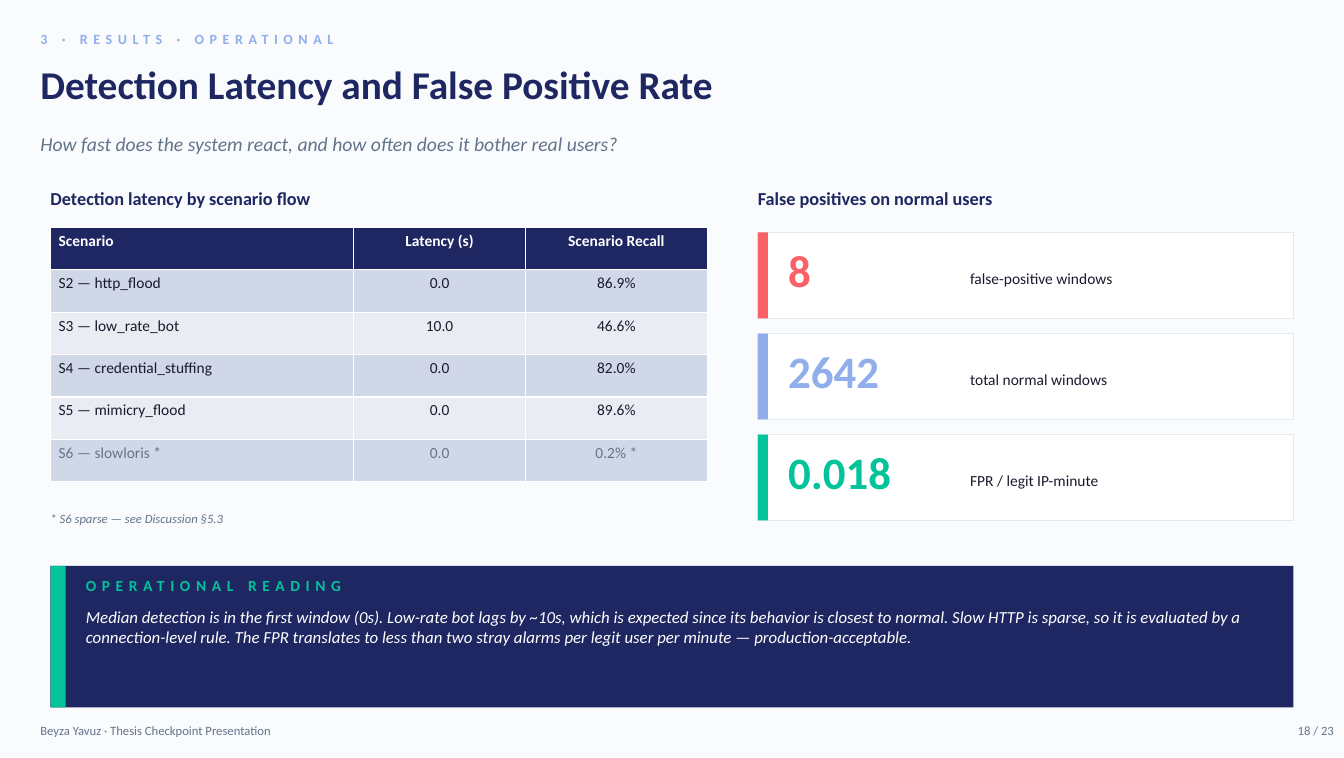
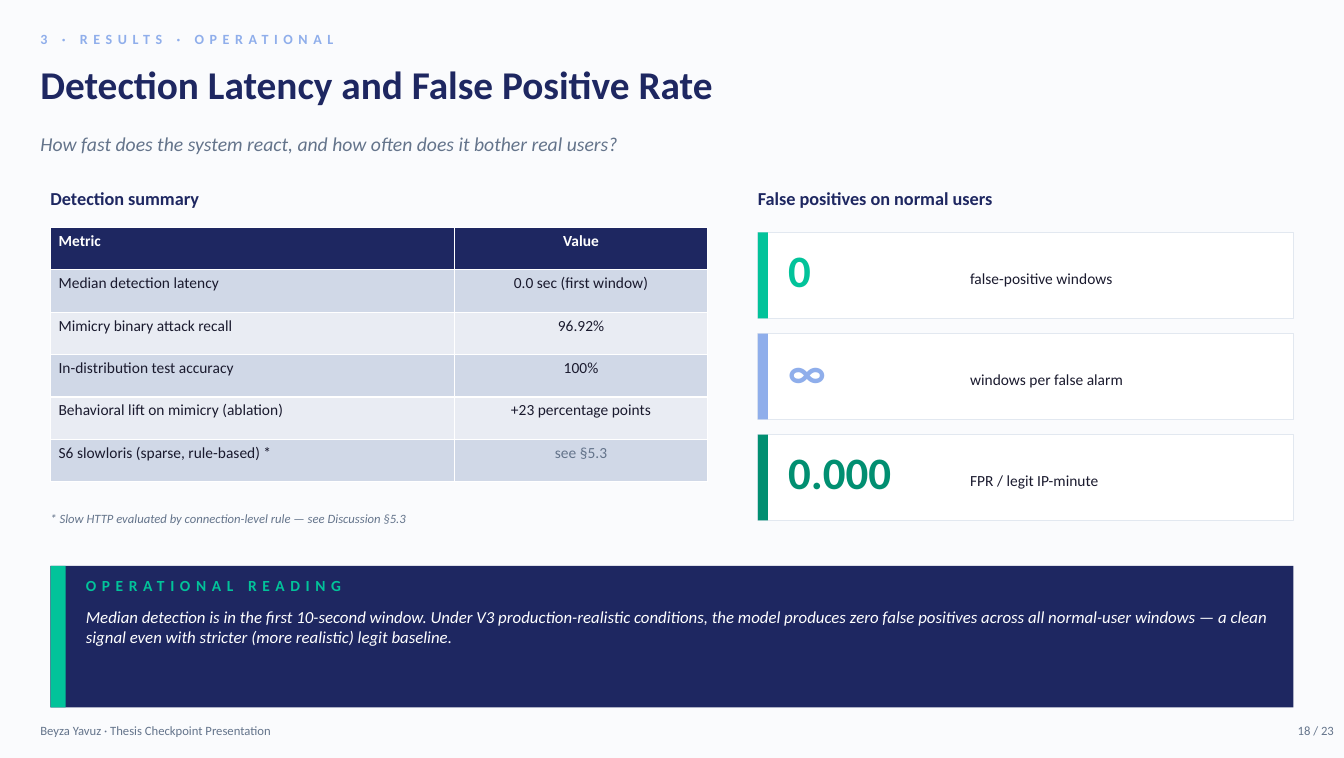
Before and after one commit to beyyzayyavuz/auth-nest-01, a slide deck: slide 18 of Thesis_Checkpoint_Presentation.pptx. Drawn at 1344x758 pixels with LibreOffice and Linux fonts; fonts in the diff are those of the drawing. Boxes give left, top, right and bottom in pixels: in the first picture for what was removed or moved away, otherwise in the second. Text is boxed around its words. In the diff, an @@ line names an element or a change of style, - is before the commit and + after.

```diff
--- a/Thesis_Checkpoint_Presentation.pptx
+++ b/Thesis_Checkpoint_Presentation.pptx
@@ text at (x1=50, y1=192, x2=199, y2=208): text changed @@
-Detection latency by scenario flow
+Detection summary
@@ table at (x1=51, y1=227, x2=707, y2=482) @@
-column 1: Scenario | S2 — http_flood | S3 — low_rate_bot | S4 — credential_stuffing | S5 — mimicry_flood | S6 — slowloris *
-column 2: Latency (s) | 0.0 | 10.0 | 0.0 | 0.0 | 0.0
-column 3: Scenario Recall | 86.9% | 46.6% | 82.0% | 89.6% | 0.2% *
+column 1: Metric | Median detection latency | Mimicry binary attack recall | In-distribution test accuracy | Behavioral lift on mimicry (ablation) | S6 slowloris (sparse, rule-based) *
+column 2: Value | 0.0 sec (first window) | 96.92% | 100% | +23 percentage points | see §5.3
@@ rectangle at (x1=758, y1=232, x2=768, y2=318): fill #F96167 to #02C39A @@
@@ text at (x1=788, y1=257, x2=811, y2=288): text changed; text colour #F96167 to #02C39A @@
-8
+0
@@ text at (x1=788, y1=357, x2=879, y2=388): text changed @@
-2642
+∞
@@ text at (x1=970, y1=374, x2=1123, y2=388): text changed @@
-total normal windows
+windows per false alarm
@@ rectangle at (x1=758, y1=435, x2=768, y2=520): fill #02C39A to #018F71 @@
@@ text at (x1=788, y1=459, x2=891, y2=490): text changed; text colour #02C39A to #018F71 @@
-0.018
+0.000
@@ text at (x1=60, y1=514, x2=406, y2=525): text changed @@
-* S6 sparse — see Discussion §5.3
+* Slow HTTP evaluated by connection-level rule — see Discussion §5.3
@@ text at (x1=86, y1=611, x2=1267, y2=646): text changed @@
-Median detection is in the first window (0s). Low-rate bot lags by ~10s, which is expected since its behavior is closest to normal. Slow HTTP is sparse, so it is evaluated by a connection-level rule. The FPR translates to less than two stray alarms per legit user per minute — production-acceptable.
+Median detection is in the first 10-second window. Under V3 production-realistic conditions, the model produces zero false positives across all normal-user windows — a clean signal even with stricter (more realistic) legit baseline.
```
Also in this commit, not shown: 17 other slides changed, 1 other file.
